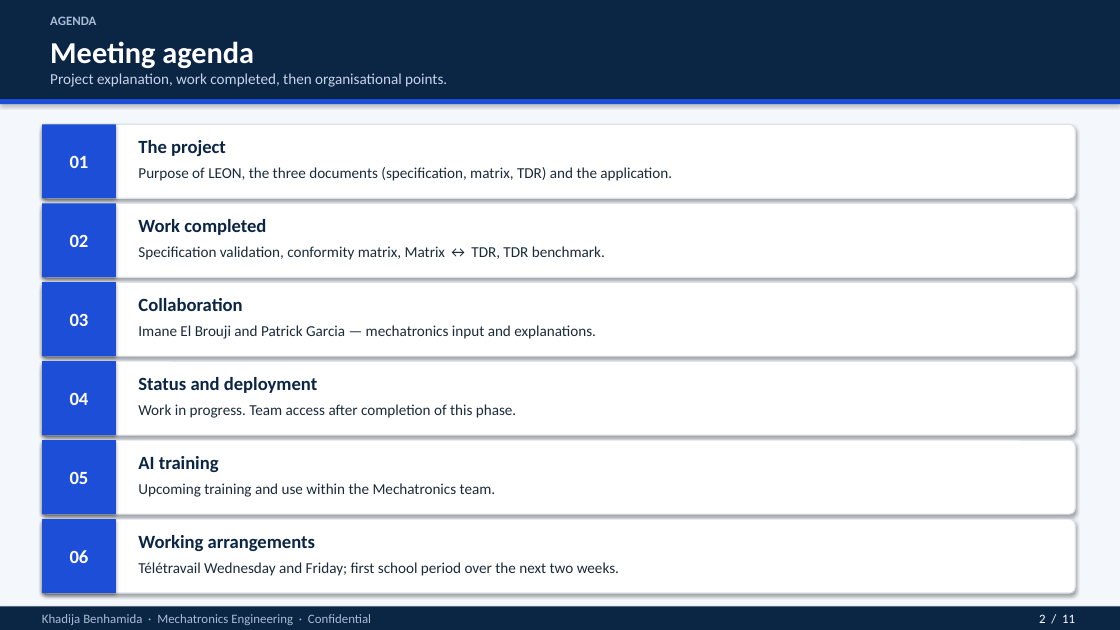
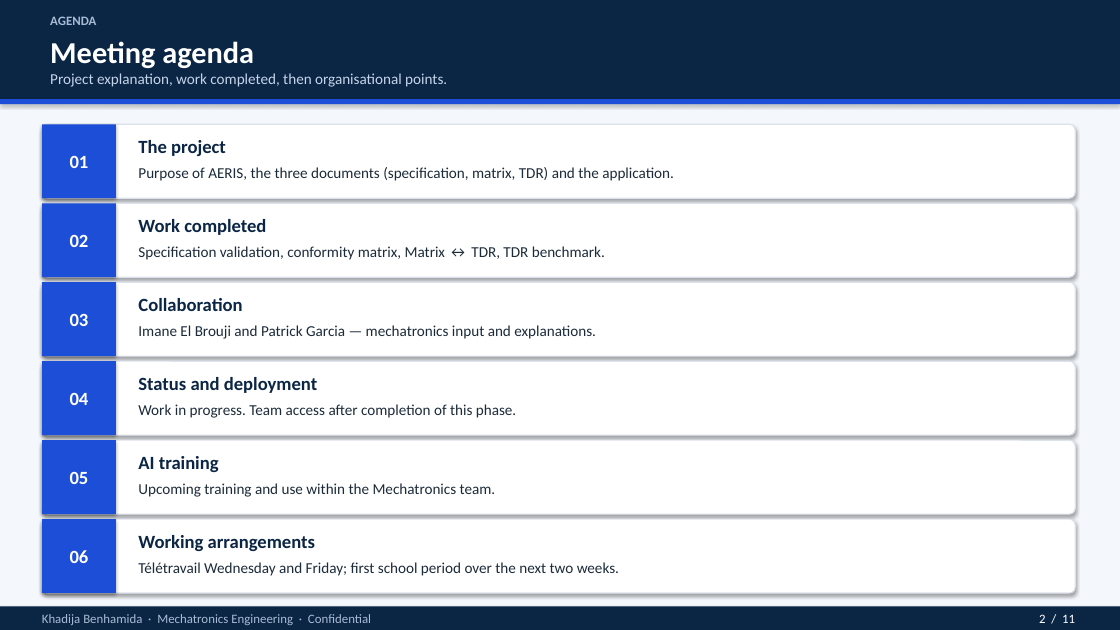
Before and after one commit to Rihabbbbbbbbb/leon_spec, a slide deck: slide 2 of docs/LEON_intro_for_non_specialists.pptx. Drawn at 1120x630 pixels with LibreOffice and Linux fonts; fonts in the diff are those of the drawing. Boxes give left, top, right and bottom in pixels: in the first picture for what was removed or moved away, otherwise in the second. Text is boxed around its words. In the diff, an @@ line names an element or a change of style, - is before the commit and + after.

```diff
--- a/docs/LEON_intro_for_non_specialists.pptx
+++ b/docs/LEON_intro_for_non_specialists.pptx
@@ text at (138,167,674,181): text changed @@
-Purpose of LEON, the three documents (specification, matrix, TDR) and the application.
+Purpose of AERIS, the three documents (specification, matrix, TDR) and the application.
```
Also in this commit, not shown: 8 other slides changed, 1 other file.
